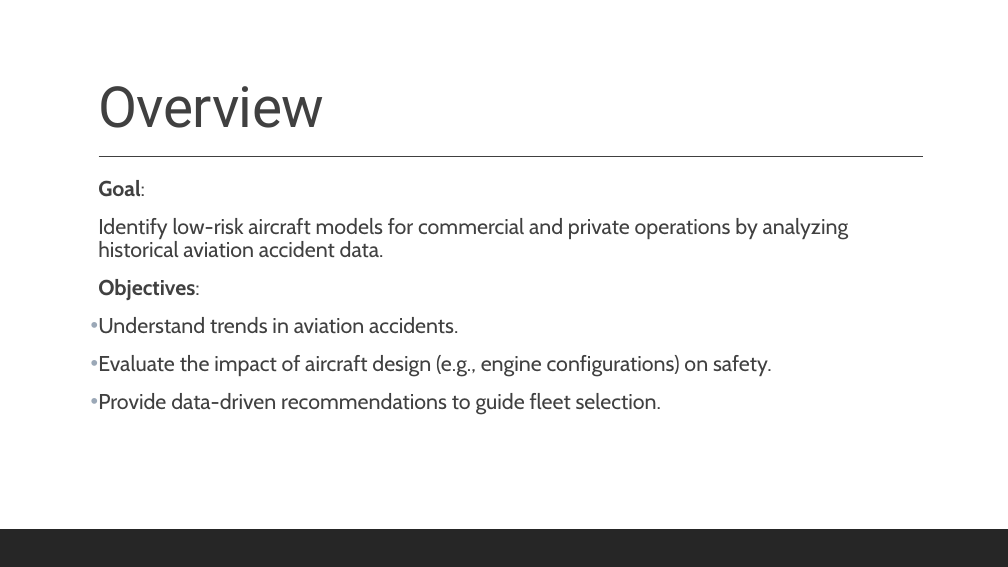
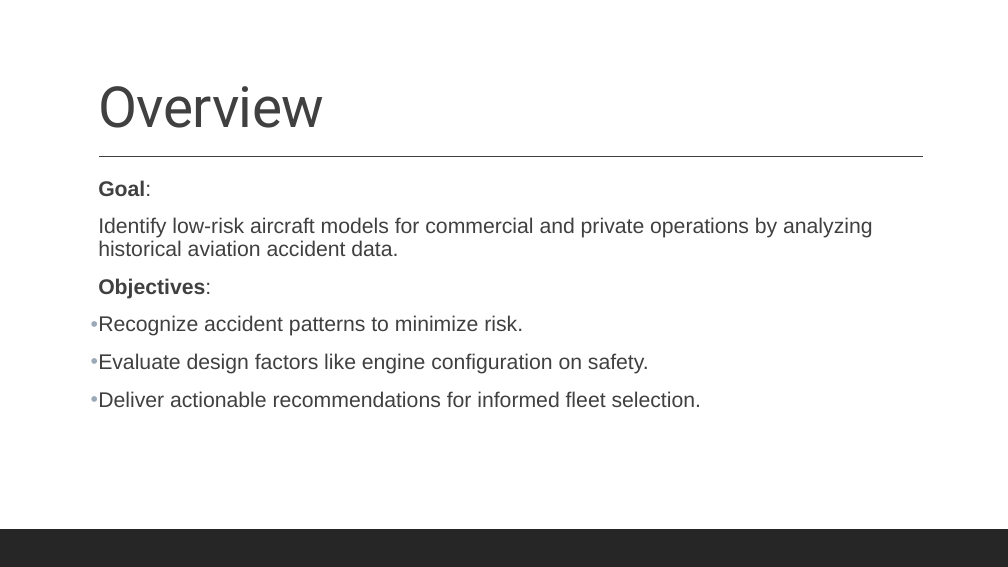
Before and after one commit to Lydia-byte-rgb/Phase-1-Project_Lydia, a slide deck: slide 2 of Phase_1_Project Slides.pptx. Drawn at 1008x567 pixels with LibreOffice and Linux fonts; fonts in the diff are those of the drawing. Boxes give left, top, right and bottom in pixels: in the first picture for what was removed or moved away, otherwise in the second. Text is boxed around its words. In the diff, an @@ line names an element or a change of style, - is before the commit and + after.

```diff
--- a/Phase_1_Project Slides.pptx
+++ b/Phase_1_Project Slides.pptx
@@ text at <box>98,180,873,299</box>: size 20.4 to 20.1 pt, font Cabin to Arial in "Goal:", "Identify low-risk aircraft models for commercial and ...", "Objectives:" @@
@@ text at <box>91,315,701,407</box>: text changed; size 20.4 to 20.1 pt; font Cabin to Arial @@
-• Understand trends in aviation accidents.
-• Evaluate the impact of aircraft design (e.g., engine configurations) on safety.
-• Provide data-driven recommendations to guide fleet selection.
+• Recognize accident patterns to minimize risk.
+• Evaluate design factors like engine configuration on safety.
+• Deliver actionable recommendations for informed fleet selection.
```
Also in this commit, not shown: 9 other slides changed, 1 slide added, 5 other files.
